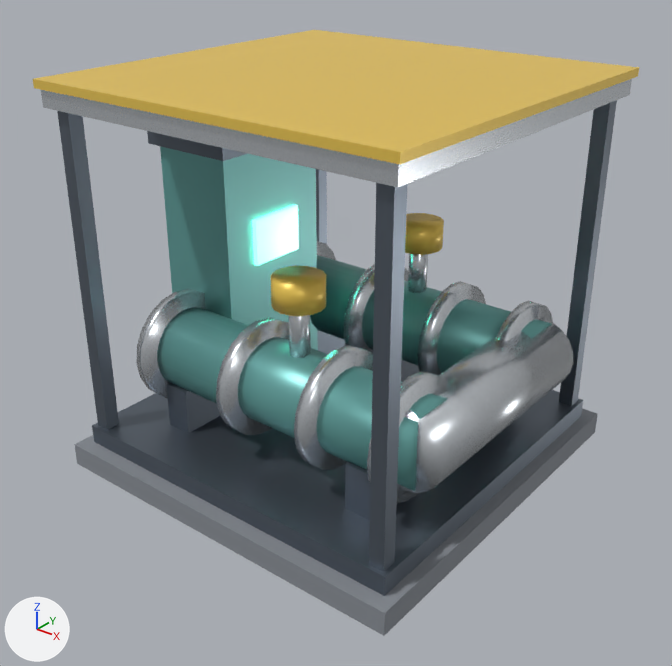
The glTF model frontend/public/models/metering_skid.glb, before and after one commit.
One viewpoint serves both versions: a 50 mm lens placed at (1.324, -1.687, 1.383), pointed at (0.022, -0.059, 0.374). The lights are fixed; the arrows at lower left show +X, +Y and +Z. The older version comes first. Where no turn or scale is listed for an object, it has been applied to the vertices. Vertices at exactly the same position are counted once.

Names of what the first picture shows: 'CanopyPost_-0.44_-0.43', 'CanopyPost_0.44_-0.43', 'CanopyPost_0.44_0.43', 'CanopyRoof', 'CanopyTrim', 'CrossHeader', 'MeterFlange_-0.24_0.18', 'MeterPipe_-0.24', 'MeterPipe_0.24', 'SkidFrame', 'SkidPad', 'TelemetryCab' and 17 more.
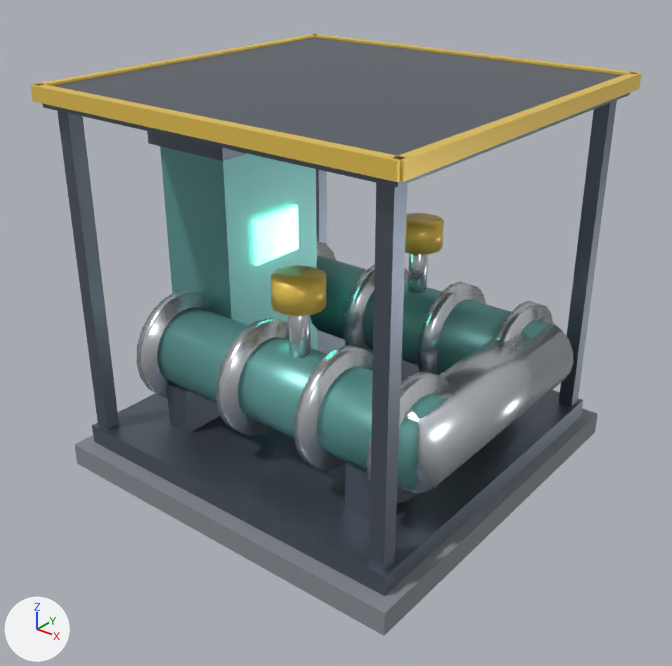
Boxes (x1, y1, x2, y2) around the edits, measured in the pictures (672 x 666 px; the box of a moved part takes in the faces that stretch with it):
'CanopyTrim', reshaped, moved, rescaled (59% narrower, 18% shorter): before (33, 30, 639, 164); after (395, 72, 642, 182)
'CanopyRoof', recoloured: (43, 93, 630, 187) in both
'CanopyTrimS', added (yellow): after (30, 84, 404, 182)
'CanopyTrimN', added: after (313, 34, 639, 75)
'CanopyTrimW', added: after (31, 34, 317, 86)
part 1 of me_cube_014, moved or reshaped: before (33, 30, 639, 164); after (313, 34, 639, 75)

The edits, one by one:
me_cube_013 has 8 vertices, 12 faces and spans x -0.48..0.48, y -0.47..0.47, z -0.023..0.023.
me_cube_013 no longer uses material mat_metersteel (white #dde2e7).
me_cube_013 gains material mat_meterskiddark (greyish blue #6c7681).
me_cube_014 is used by ob_canopytrim; location (0.0, 0.0, 0.985); scale (0.98, 0.96, 0.02).
me_cube_014 had 8 vertices, 12 faces and spanned x -0.5..0.5, y -0.5..0.5, z -0.5..0.5.
me_cube_014 now has 8 vertices, 12 faces and spans x -0.49..0.49, y -0.013..0.013, z -0.018..0.018.
me_cube_014 part 1: the whole mesh is scaled about its middle by (0.98, 0.025, 0.035).
Mesh me_cube_016 is new.
It is a copy of me_cube_014.
Mesh me_cube_017 is new.
It is a box spanning x -0.012..0.012, y -0.48..0.48, z -0.018..0.018.
It uses material mat_meteramber (yellow #f3ce59).
Mesh me_cube_015 is new.
It is a box spanning x -0.49..0.49, y -0.012..0.012, z -0.018..0.018.
It uses material mat_meteramber (yellow #f3ce59).
Object 'CanopyTrim' (ob_canopytrim) now shows me_cube_016 instead of me_cube_014.
Object 'CanopyTrim' (ob_canopytrim) moves from (0.0, 0.0, 0.985) to (0.485, 0.0, 0.965).
Object 'CanopyTrim' (ob_canopytrim) is rescaled from (0.98, 0.96, 0.02) to (0.025, 0.96, 0.035).
Object 'CanopyTrimW' (ob_canopytrimw) is new; it shows me_cube_017.
Its location is (-0.485, 0.0, 0.965).
Object 'CanopyTrimS' (ob_canopytrims) is new; it shows me_cube_015.
Its location is (0.0, -0.475, 0.965).
Object 'CanopyTrimN' (ob_canopytrimn) is new; it shows me_cube_014.
Its location is (0.0, 0.475, 0.965).
